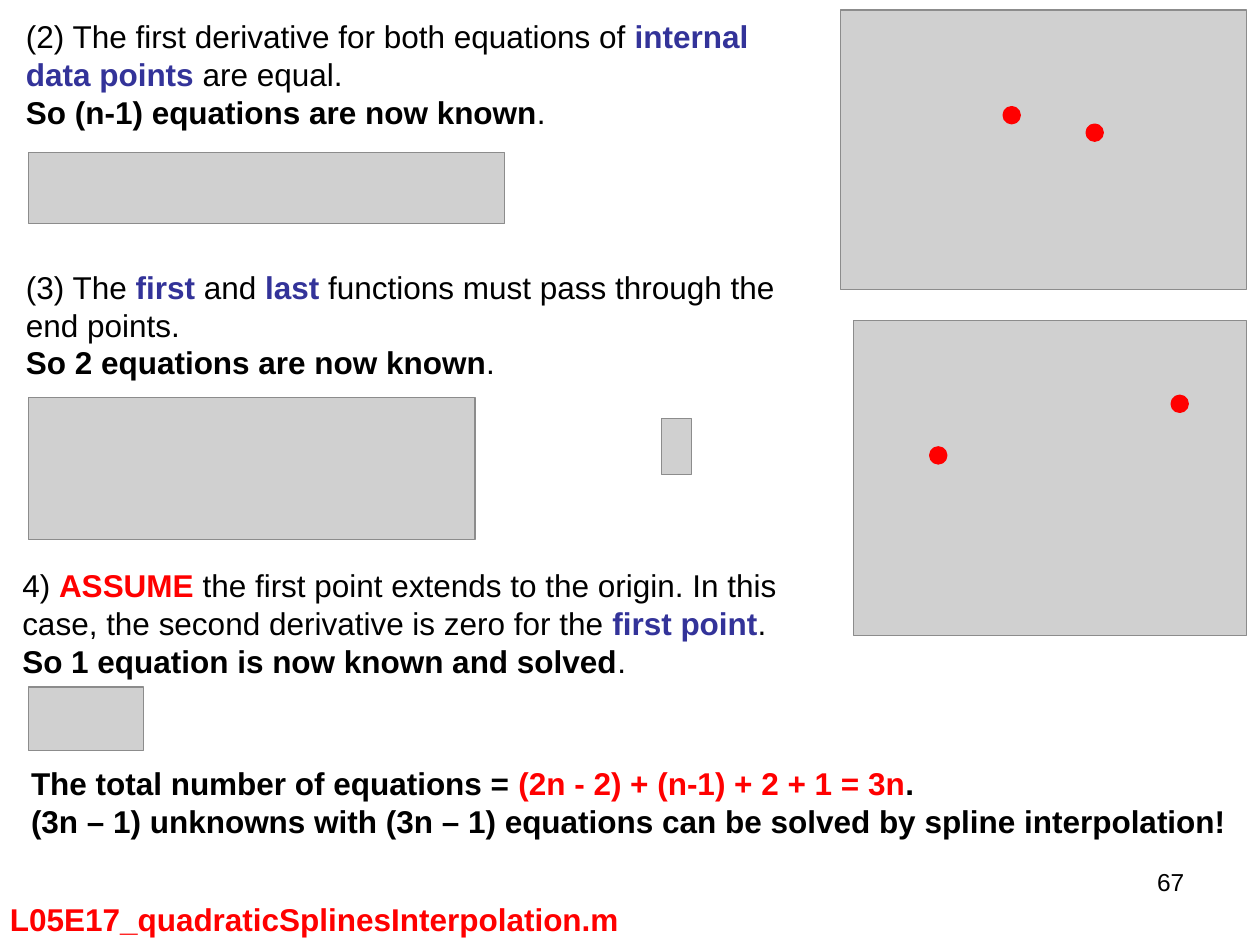
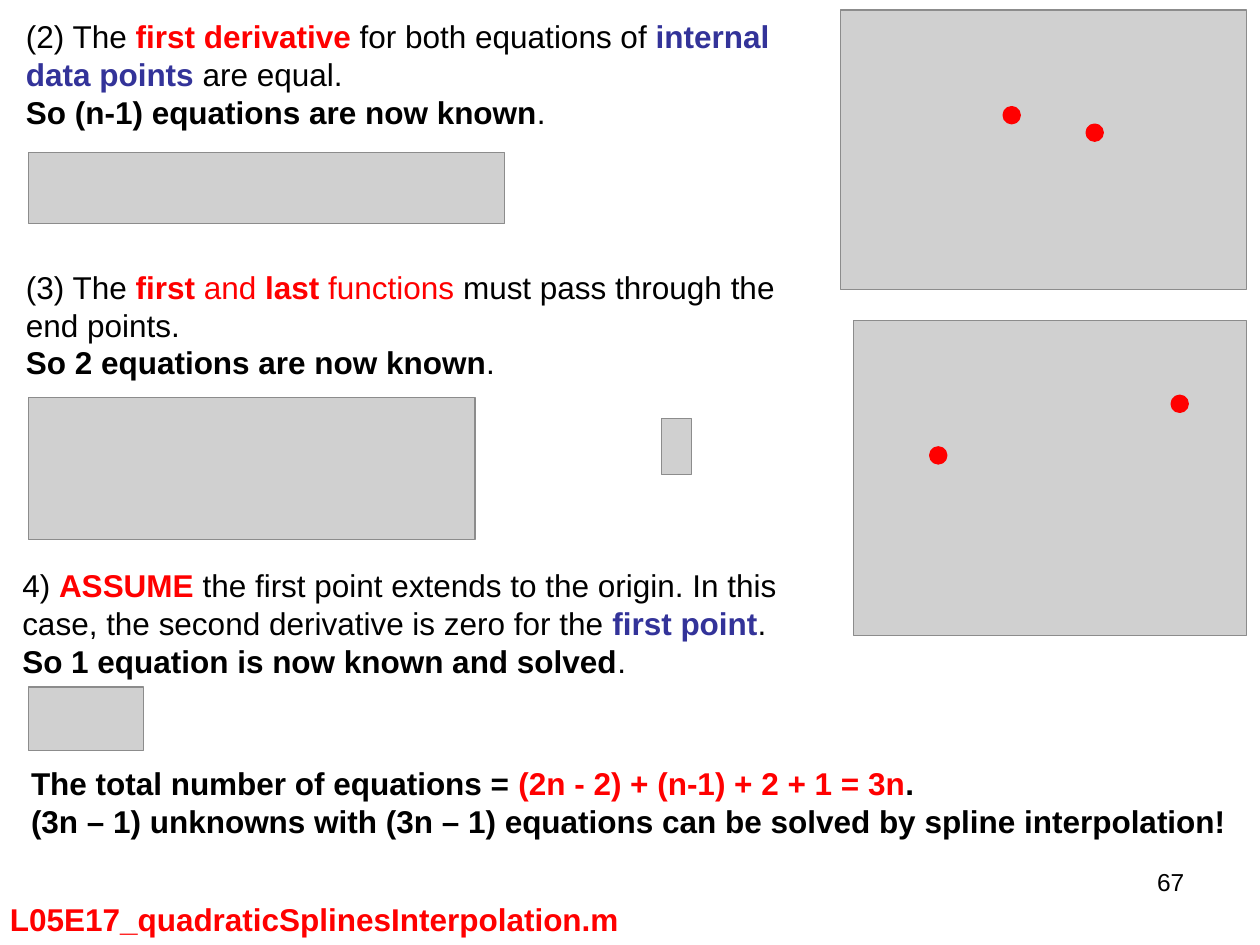
Before and after one commit to AzdiarGazder/MECH201, a slide deck: slide 67 of MECH201_L05/MECH201_L05_wk05_AAG.pptx. Drawn at 1260x945 pixels with LibreOffice and Linux fonts; fonts in the diff are those of the drawing; grey boxes stand for pictures. Boxes give left, top, right and bottom in pixels: in the first picture for what was removed or moved away, otherwise in the second. Text is boxed around its words. In the diff, an @@ line names an element or a change of style, - is before the commit and + after.

```diff
--- a/MECH201_L05/MECH201_L05_wk05_AAG.pptx
+++ b/MECH201_L05/MECH201_L05_wk05_AAG.pptx
@@ text at (x1=26, y1=25, x2=770, y2=92): text colour #000000 to #FF0000, bold on in "first derivative" @@
@@ text at (x1=26, y1=276, x2=775, y2=343): text colour #333399 to #FF0000 in "first last"; text colour #000000 to #FF0000 in "and functions" @@
```
Also in this commit, not shown: 2 other slides changed.
